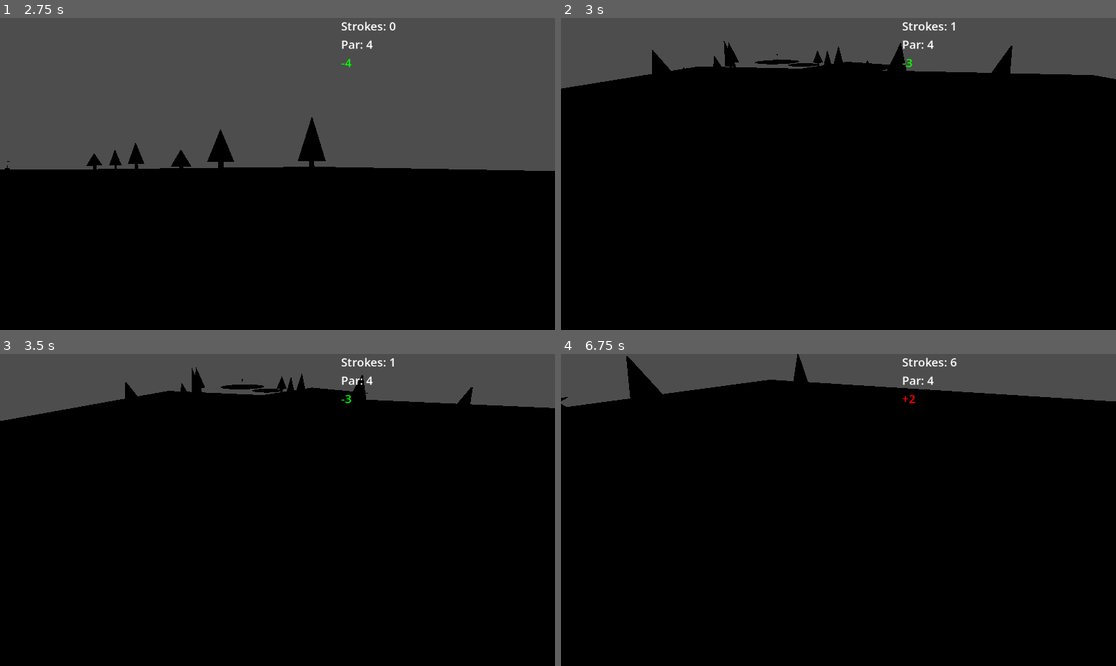
Above: before the commit, frames 1-4 (two rows, left to right).
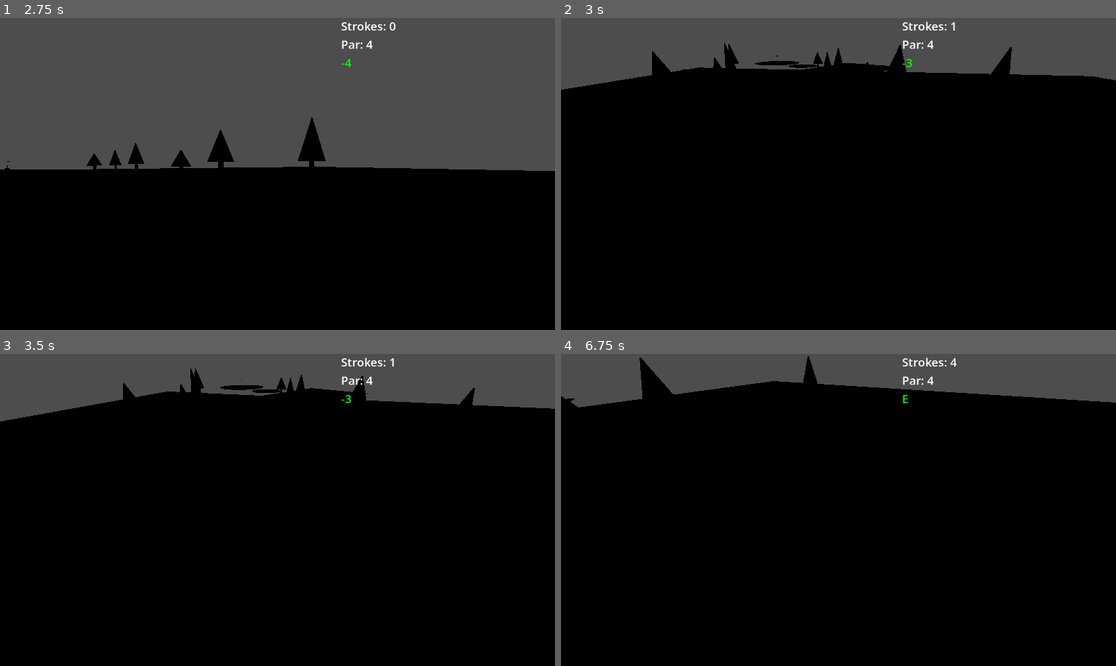
Above: after the commit, the same moments.

Repository: alexanderbenfox/golf-roguelike-godot
Game: Godot game, scene res://node_3d.tscn
Two runs of this game, one before a commit and one after it. Both use one fixed random seed, a clock stepped at 60 frames per second and the inputs below.
Inputs (mouse positions are in pixels of both pictures, inside the frame that each line leads up to):
- Up to frame 1 (2.75 s): move the mouse to (399, 158) at 0.52 s; click (399, 158) at 0.6 s; move the mouse to (166, 189) at 1.27 s; click (166, 189) at 1.35 s; move the mouse to (333, 105) at 2.02 s; click (333, 105) at 2.1 s
- Up to frame 2 (3 s): move the mouse to (810, 236) at 2.77 s; click (810, 236) at 2.85 s
- Up to frame 3 (3.5 s): no input
- Up to frame 4 (6.75 s): move the mouse to (1005, 556) at 3.52 s; click (1005, 556) at 3.6 s; move the mouse to (672, 463) at 4.27 s; click (672, 463) at 4.35 s; move the mouse to (866, 510) at 5.02 s; click (866, 510) at 5.1 s; move the mouse to (755, 432) at 5.77 s; click (755, 432) at 5.85 s; move the mouse to (960, 494) at 6.52 s; click (960, 494) at 6.6 s

Frame 1 is identical in both runs. In frame 2, 0.5% of the frame differs, in the area x 0-100%, y 7-23%; in frame 3, 0.4%; in frame 4, 1.2%, in the area x 0-100%, y 0-18%.

Commit message:
Fix issues with procedural ground not creating collidable material causing golf ball to fall through ground. Modified some ball params

Diff:
--- a/golf_ball.gd
+++ b/golf_ball.gd
@@ -38,8 +38,8 @@
 var aim_direction: Vector3 = Vector3.ZERO
 var aim_power: float = 0.0
 
-@export var s_max_power: float = 2.0
-@export var s_charge_rate: float = 0.2
+@export var s_max_power: float = 10.0
+@export var s_charge_rate: float = 1.0
 
 # ---- Simulation state ------------------------------------------------------
 
--- a/scripts/procedural_hole.gd
+++ b/scripts/procedural_hole.gd
@@ -56,6 +56,21 @@
 	var dir   := Vector3(sin(layout.hole_direction), 0.0, -cos(layout.hole_direction))
 	var cup_flat := Vector3(layout.cup_position.x, 0.0, layout.cup_position.z)
 
+	# Ground collision — wide flat box covering the whole hole so the ball never falls through.
+	# Extends well beyond the fairway on all sides to cover errant shots.
+	var ground_body := StaticBody3D.new()
+	var ground_col := CollisionShape3D.new()
+	var ground_shape := BoxShape3D.new()
+	var ground_width := layout.fairway_width + 60.0   # wide margin either side
+	var ground_len   := layout.hole_length + 40.0     # margin behind tee and past cup
+	ground_shape.size = Vector3(ground_width, 1.0, ground_len)
+	ground_col.shape = ground_shape
+	ground_body.add_child(ground_col)
+	# Centre the box under the hole midpoint; top face sits at y = 0.5
+	ground_body.position = dir * (layout.hole_length * 0.5) + Vector3(0.0, -0.5, 0.0)
+	ground_body.rotation.y = layout.hole_direction
+	add_child(ground_body)
+
 	# Fairway — rectangle from tee to cup aligned with hole direction
 	_add_plane_mesh(
 		dir * (layout.hole_length * 0.5),   # midpoint
